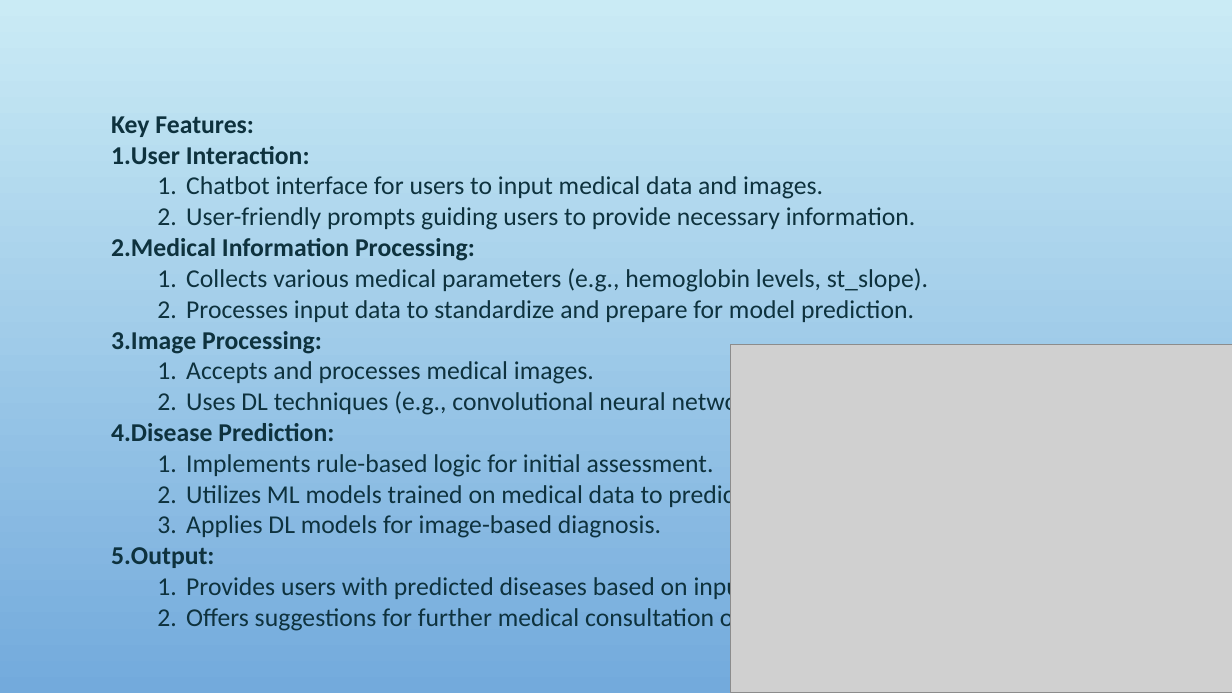
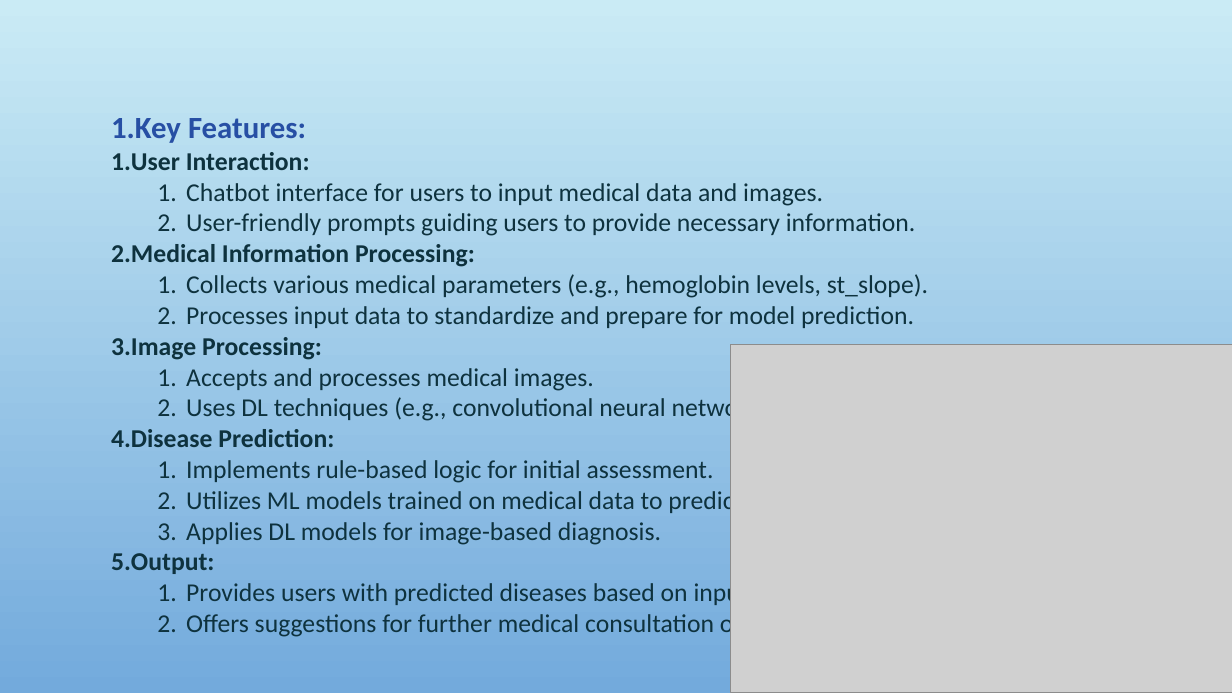
Before and after one commit to santoshw03/ML_and_Healthcare, a slide deck: slide 6 of topic_proposal.pptx (slide 5 before the commit). Drawn at 1232x693 pixels with LibreOffice and Linux fonts; fonts in the diff are those of the drawing; grey boxes stand for pictures; background and template pictures are left out. Boxes give left, top, right and bottom in pixels: in the first picture for what was removed or moved away, otherwise in the second. Text is boxed around its words. In the diff, an @@ line names an element or a change of style, - is before the commit and + after.

```diff
--- a/topic_proposal.pptx
+++ b/topic_proposal.pptx
@@ text at [111,118,306,143]: text changed; size 20 to 24 pt; text colour #0E323D to #274FA4 @@
-Key Features:
+1.Key Features:
```
Also in this commit, not shown: 3 other slides changed, 2 slides added.
